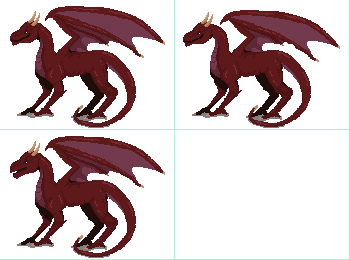
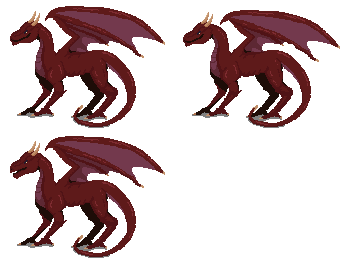
Layers edited between the first and the second 350 × 260 image:
painted on "Paint Layer 2" (1st of 5, in "idle") over [111, 0, 350, 192]
painted on "Paint Layer 2" (2nd of 5, in "idle") over [0, 66, 192, 260]
painted on "Paint Layer 2" (3rd of 5, in "idle") over [0, 0, 192, 192]
hid "Paint Layer 5", painted on it over [0, 0, 350, 260]
